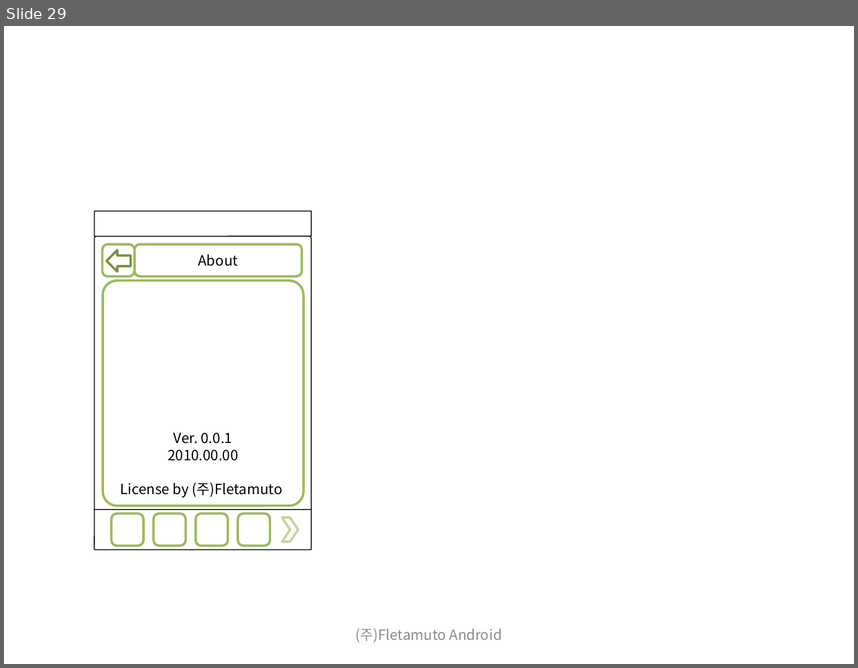
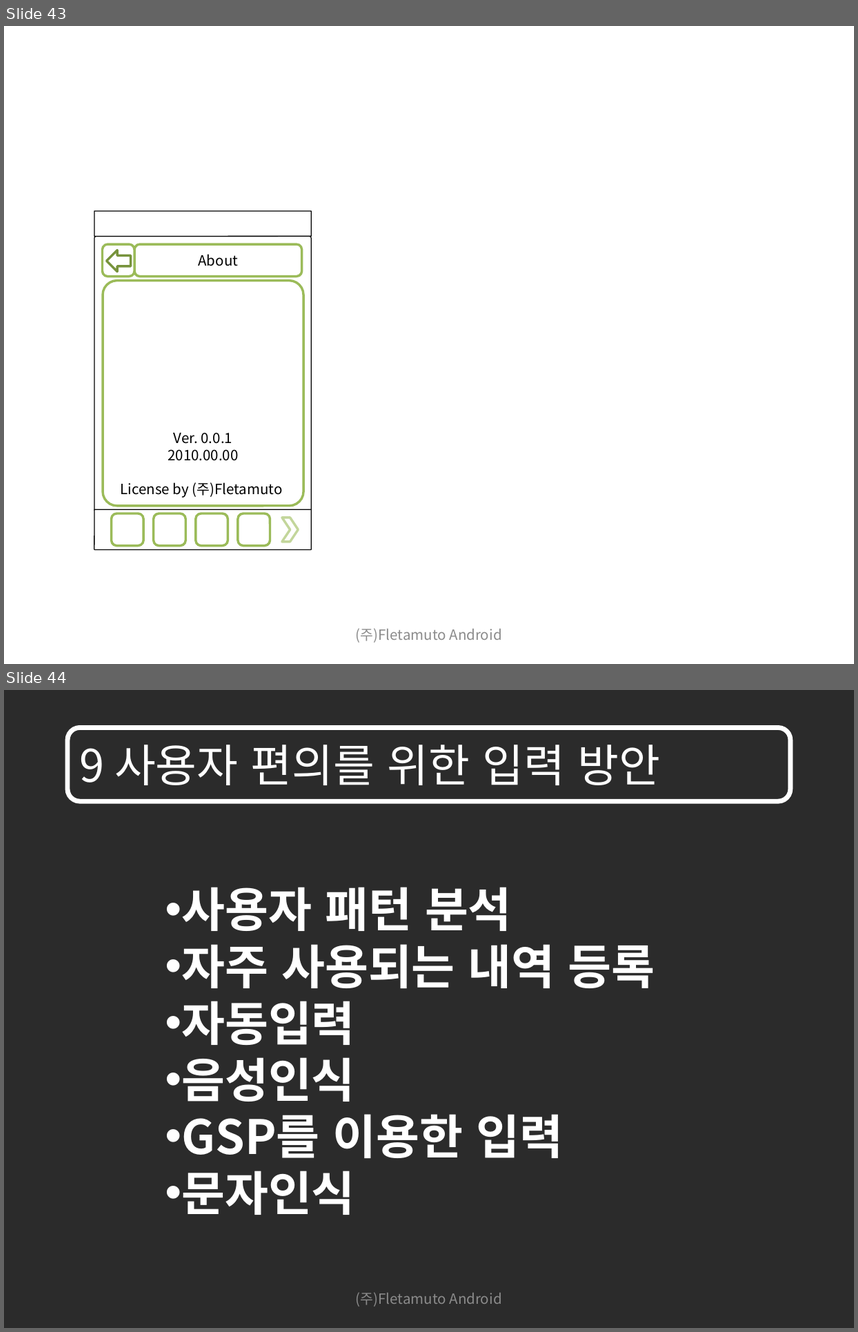
Before and after one commit to limjunghoon/fmfinance, a slide deck: trunk/DOC/GUI/재테크를 위한 어플리케이션 GUI_100712.pptx. Shown one above the other, each under a label of ours: slide 29 before the commit, slides 43 and 44 after it. The pictures are 858x668 and 858x1332 pixels, drawn with LibreOffice and Linux fonts; fonts in the diff are those of the drawing; background and template pictures are left out; a plain dark background stands for a picture behind light text. Boxes give left, top, right and bottom in pixels: in the first picture for what was removed or moved away, otherwise in the second. Text is boxed around its words. In the diff, an @@ line names an element or a change of style, - is before the commit and + after.

```diff
--- a/trunk/DOC/GUI/재테크를 위한 어플리케이션 GUI_100712.pptx
+++ b/trunk/DOC/GUI/재테크를 위한 어플리케이션 GUI_100712.pptx
@@ slide 44 added at <box>4,690,854,1328</box>, background picture (left out) @@
@@ rounded rectangle added at <box>67,727,791,801</box>, outline #FFFFFF 4 pt, 38 pt, text #FFFFFF @@
+9 사용자 편의를 위한 입력 방안
@@ text added at <box>181,887,655,1214</box>, 40 pt, text #FFFFFF, bold @@
+• 사용자 패턴 분석
+• 자주 사용되는 내역 등록
+• 자동입력
+• 음성인식
+• GSP를 이용한 입력
+• 문자인식
@@ text added at <box>356,1292,502,1306</box>, 12 pt, text #8C8C8C @@
+(주)Fletamuto Android
@@ what was slide 29 is now slide 43 @@
```
Also in this commit, not shown: 5 slides changed, 22 other slides added, 3 other files.
